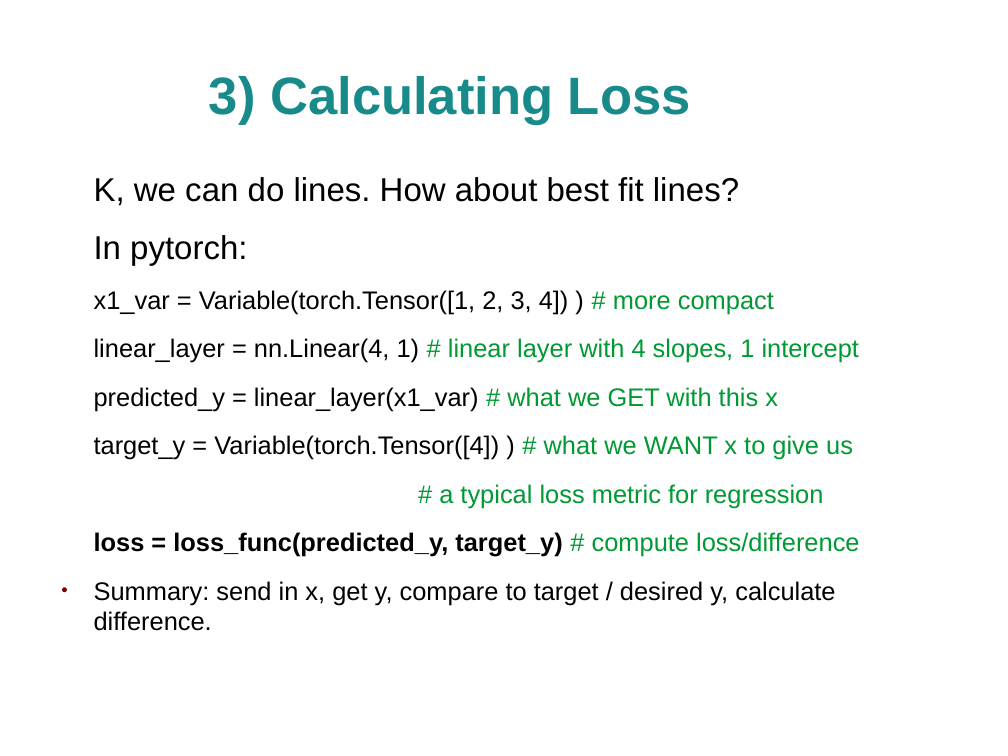
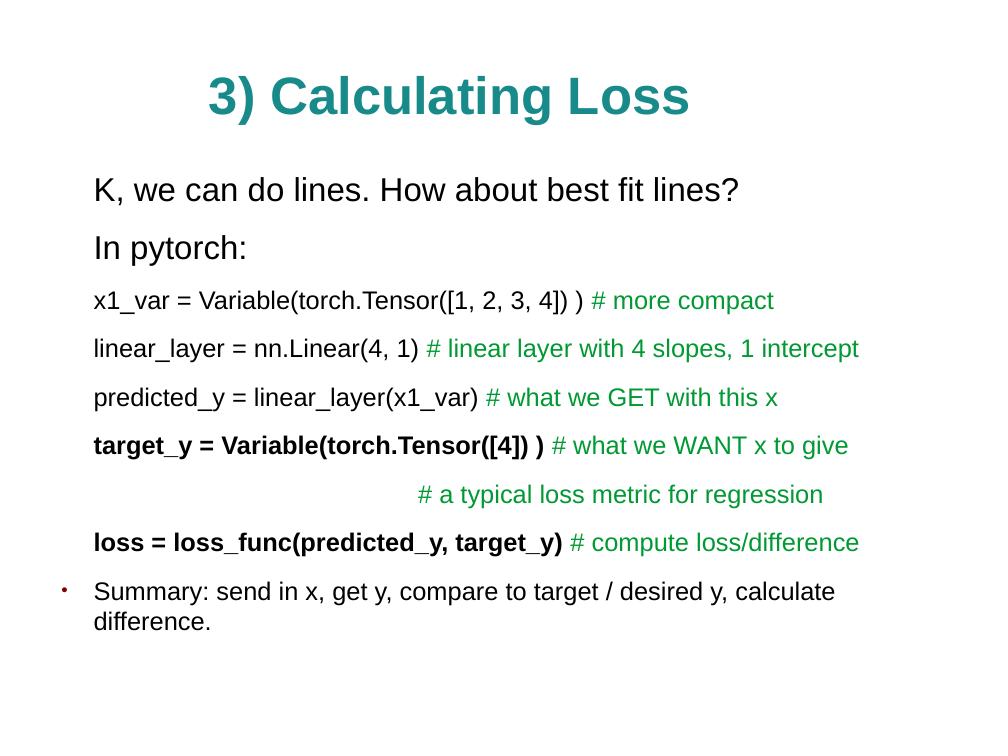
Before and after one commit to joshualmitchell/joshualmitchell.github.io, a slide deck: slide 10 of _posts/DL PyTorch Presentation.odp. Drawn at 1008x756 pixels with LibreOffice and Linux fonts; fonts in the diff are those of the drawing; background and template pictures are left out. Boxes give left, top, right and bottom in pixels: in the first picture for what was removed or moved away, otherwise in the second. Text is boxed around its words. In the diff, an @@ line names an element or a change of style, - is before the commit and + after.

```diff
--- a/_posts/DL PyTorch Presentation.odp
+++ b/_posts/DL PyTorch Presentation.odp
@@ text at bbox=[94, 435, 849, 460]: text changed; bold on @@
-target_y = Variable(torch.Tensor([4]) ) # what we WANT x to give us
+target_y = Variable(torch.Tensor([4]) ) # what we WANT x to give
```
Also in this commit, not shown: 1 other slide changed, 1 other file.
